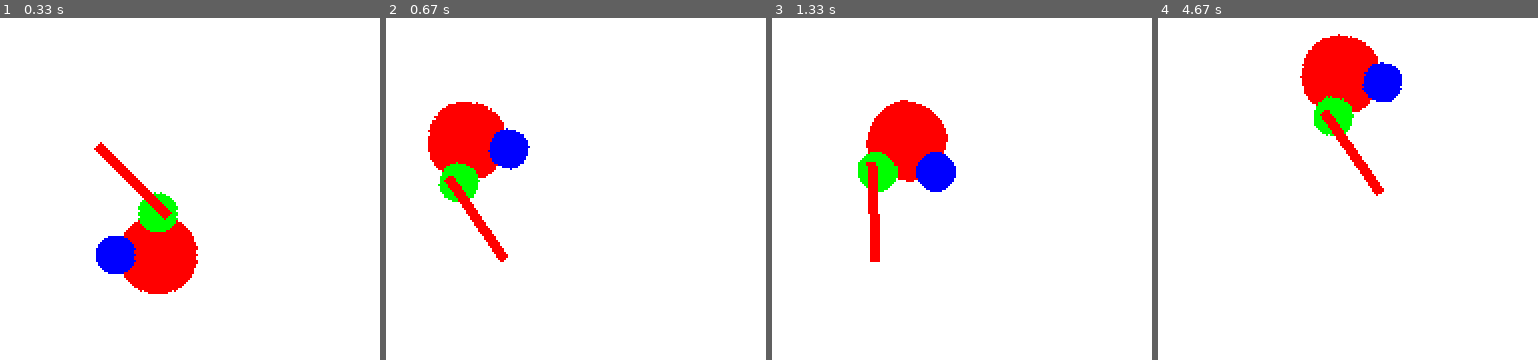
Above: before the commit, frames 1-4 (left to right).
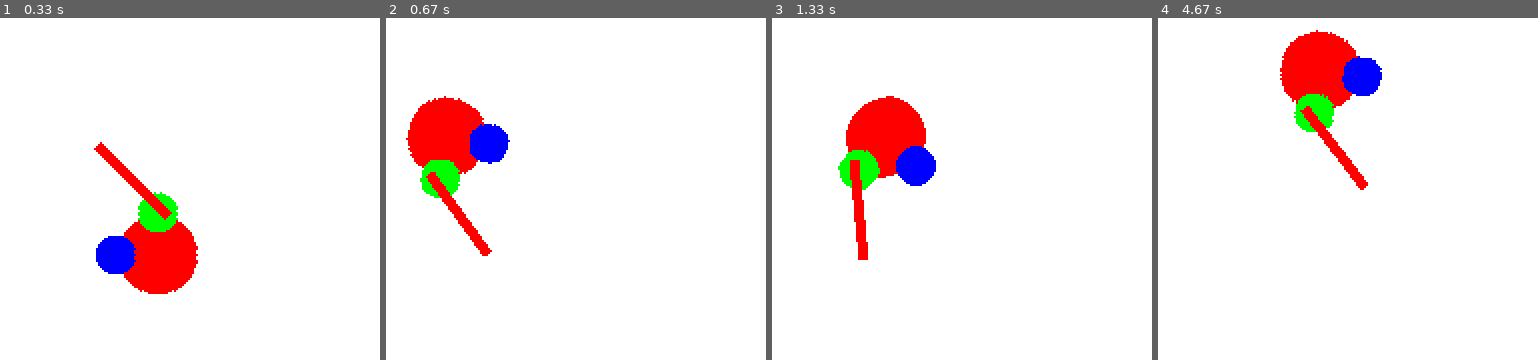
Above: after the commit, the same moments.

Repository: fjaviergb/Pygames-Hermanios
Game: pygame game, started from PruebaSuperPlayer.py
Two runs of this game, one before a commit and one after it. Both use one fixed random seed, a clock stepped at 60 frames per second and the inputs below.
Inputs (mouse positions are in pixels of both pictures, inside the frame that each line leads up to):
- Up to frame 1 (0.33 s): no input
- Up to frame 2 (0.67 s): hold Space from 0.33 s (still down); hold D from 0.33 s (still down); move the mouse to (outside the picture) at 0.37 s
- Up to frame 3 (1.33 s): release Space at 0.8 s; release D at 0.8 s; click (outside the picture) at 0.88 s; hold D from 1.17 s (still down); tap Space at 1.23 s; click (outside the picture) at 1.25 s
- Up to frame 4 (4.67 s): tap Space at 1.53, 1.73, 2.07, 2.37, 2.57, 2.87, 3.13, 3.47, 3.77, 3.9, 4.3, 4.6 s; release D at 1.63 s; hold W 1.67-1.97 s; click (1207, 305) at 1.75 s; hold D 2-2.47 s; click (outside the picture) at 2.08 s; hold A 2.5-3.03 s; click (outside the picture) at 2.58 s; hold S 3.07-3.37 s; click (1534, 117) at 3.15 s; hold A 3.4-3.8 s; click (outside the picture) at 3.48 s; hold W 3.83-4.2 s; click (outside the picture) at 3.92 s; hold D from 4.23 s (still down); click (1481, 284) at 4.32 s

Frame 1 is identical in both runs. In frame 2, 5.1% of the frame differs, in the area x 5-38%, y 22-72%; in frame 3, 5.2%; in frame 4, 5.3%, in the area x 32-65%, y 3-53%.

Commit message:
Versión anterior; dash mejorado

Diff:
--- a/SuperPlayer.py
+++ b/SuperPlayer.py
@@ -55,21 +55,24 @@
         self.dashCD = False
         self.ratio = 0
         self.dashCDcounter = 0
+        self.xorigdash = 0
+        self.yorigdash = 0
 
     ###########################################################
     # FUNCION AVANCE DASH
     ###########################################################
-    def isDash(self, x, y,ratio):
-        for i in np.arange(0, 4, 0.5):
+    def isDash(self):
+        for i in np.arange(0, 8, 1):
             ratio = (self.dashcount + i) / self.dis
-            x += ratio * (self.xdash - self.x)
-            y += ratio * (self.ydash - self.y)
+            x = self.xorigdash + ratio * (self.xdash - self.xorigdash)
+            y = self.yorigdash + ratio * (self.ydash - self.yorigdash)
             self.rect = self.image.get_rect(center = (x,y))
             block_hit_list = pg.sprite.spritecollide(self, self.col_sprites, False)
             block_hit_list_masked = pg.sprite.spritecollide(self, block_hit_list, False, pg.sprite.collide_mask)
             if len(block_hit_list_masked) == 0:
                 pass
             else:
+                self.dashCD = True
                 return (i - 1)
                 break
         return i
@@ -180,18 +183,17 @@
             self.dashing = True
             self.xdash = abs(xcursor)
             self.ydash = abs(ycursor)
+            self.xorigdash = self.x
+            self.yorigdash = self.y
             self.dis = math.sqrt((self.xdash - self.x) ** 2 + (self.ydash - self.y) ** 2)
 
         if self.dashing:
-            if self.dashcount < 24 and self.dashcount < self.dis:
-                self.dashcount += self.isDash(self.x,self.y, self.ratio)
+            if self.dashcount < 80 and self.dashcount < self.dis:
+                self.dashcount += self.isDash()
                 self.ratio = self.dashcount / self.dis
-                self.x += self.ratio * (self.xdash - self.x)
-                self.y += self.ratio * (self.ydash - self.y)
-                self.rect = self.image.get_rect(center = (self.x,self.y))
-                block_hit_list = pg.sprite.spritecollide(self, self.col_sprites, False)
-                block_hit_list_masked = pg.sprite.spritecollide(self, block_hit_list, False, pg.sprite.collide_mask)
-                if len(block_hit_list_masked) != 0:
+                self.x = self.xorigdash + self.ratio * (self.xdash - self.xorigdash)
+                self.y = self.yorigdash + self.ratio * (self.ydash - self.yorigdash)
+                if self.dashCD:
                     self.dashCD = True
                     self.dashcount = 0
                     self.dashing = False
